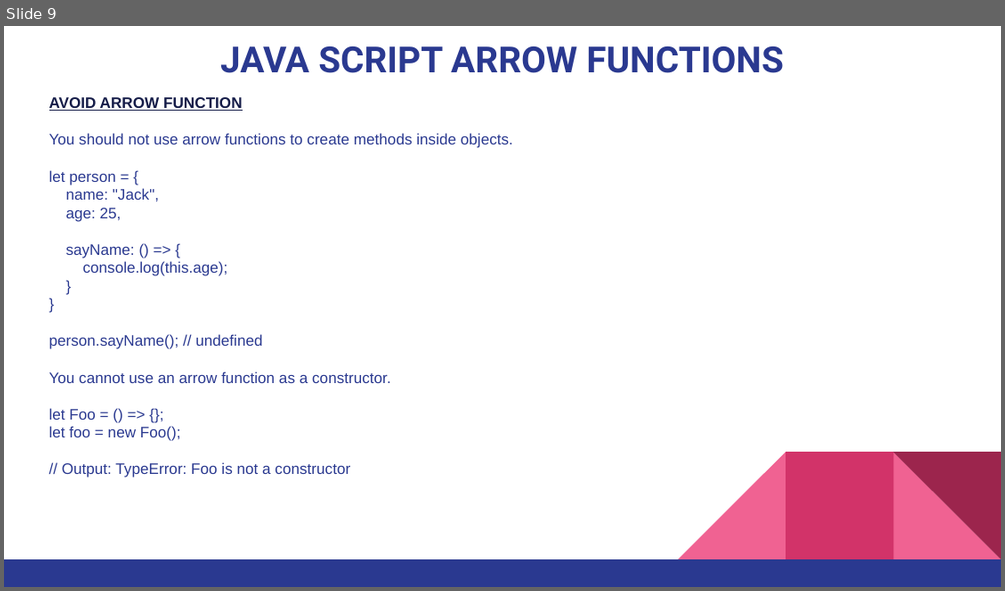
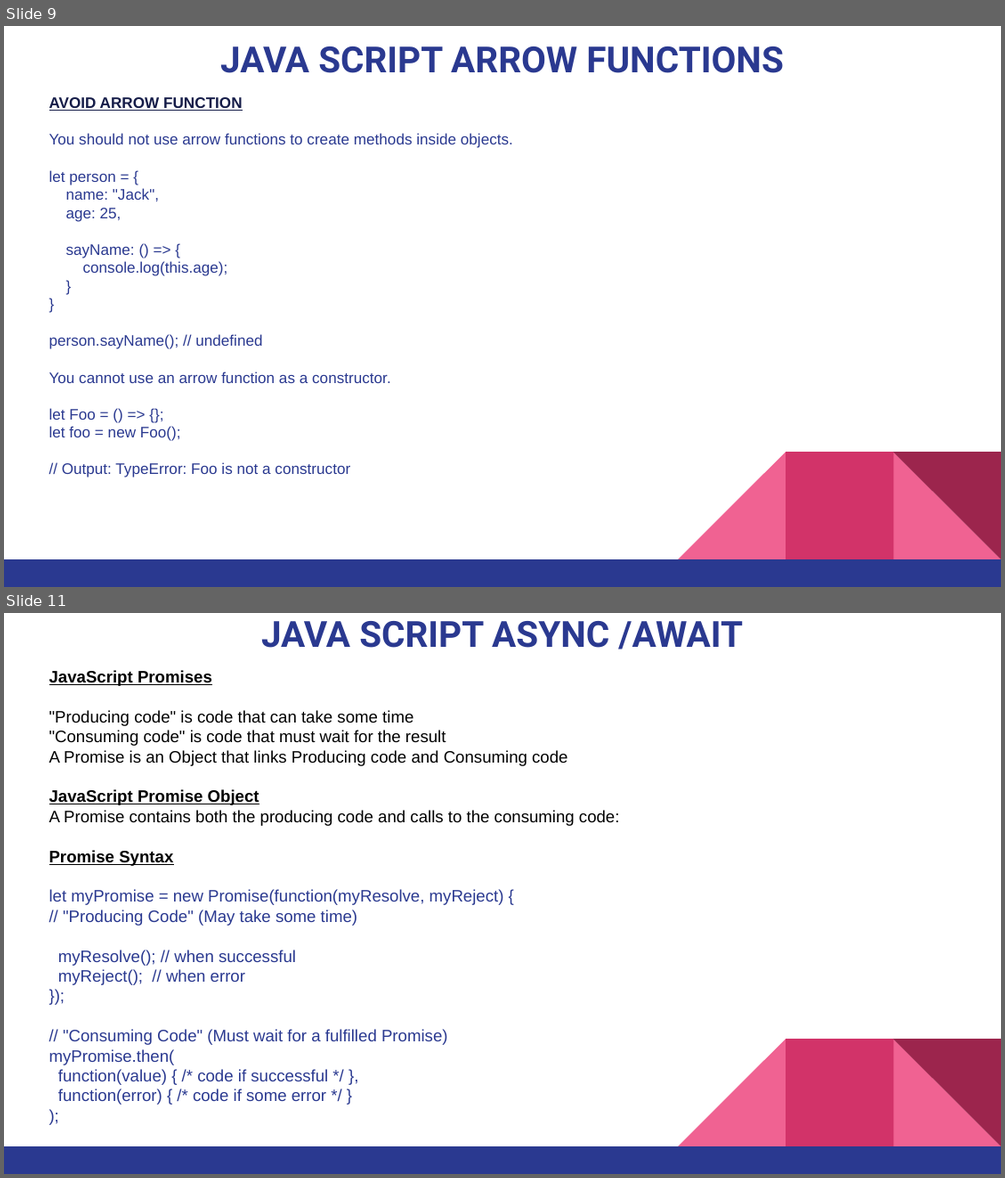
Before and after one commit to pnytrainingrepo/Webdevelopment, a slide deck: JavaScript-Functions.pptx. Shown one above the other, each under a label of ours: slide 9 before the commit, slides 9 and 11 after it; the slides between them are not shown. The pictures are 1005x591 and 1005x1178 pixels, drawn with LibreOffice and Linux fonts; fonts in the diff are those of the drawing. Boxes give left, top, right and bottom in pixels: in the first picture for what was removed or moved away, otherwise in the second. Text is boxed around its words. In the diff, an @@ line names an element or a change of style, - is before the commit and + after.

```diff
--- a/JavaScript-Functions.pptx
+++ b/JavaScript-Functions.pptx
@@ slide 11 added at [4, 613, 1001, 1174], background #FFFFFF; not listed: 5 template elements that a slide beside it also shows @@
@@ title added at [261, 621, 743, 649], 26 pt, text #2A3990, bold @@
+JAVA SCRIPT ASYNC /AWAIT
@@ text added at [49, 670, 620, 1104], 12 pt, text #2A3990 @@
+JavaScript Promises
+"Producing code" is code that can take some time
+"Consuming code" is code that must wait for the result
+A Promise is an Object that links Producing code and Consuming code
+JavaScript Promise Object
+A Promise contains both the producing code and calls to the consuming code:
+Promise Syntax
+let myPromise = new Promise(function(myResolve, myReject) {
+// "Producing Code" (May take some time)
+myResolve(); // when successful
+myReject(); // when error
+});
+// "Consuming Code" (Must wait for a fulfilled Promise)
+myPromise.then(
+function(value) { /* code if successful */ },
+function(error) { /* code if some error */ }
+);
```
Also in this commit, not shown: 1 slide changed, 5 other slides added, 10 other files.
